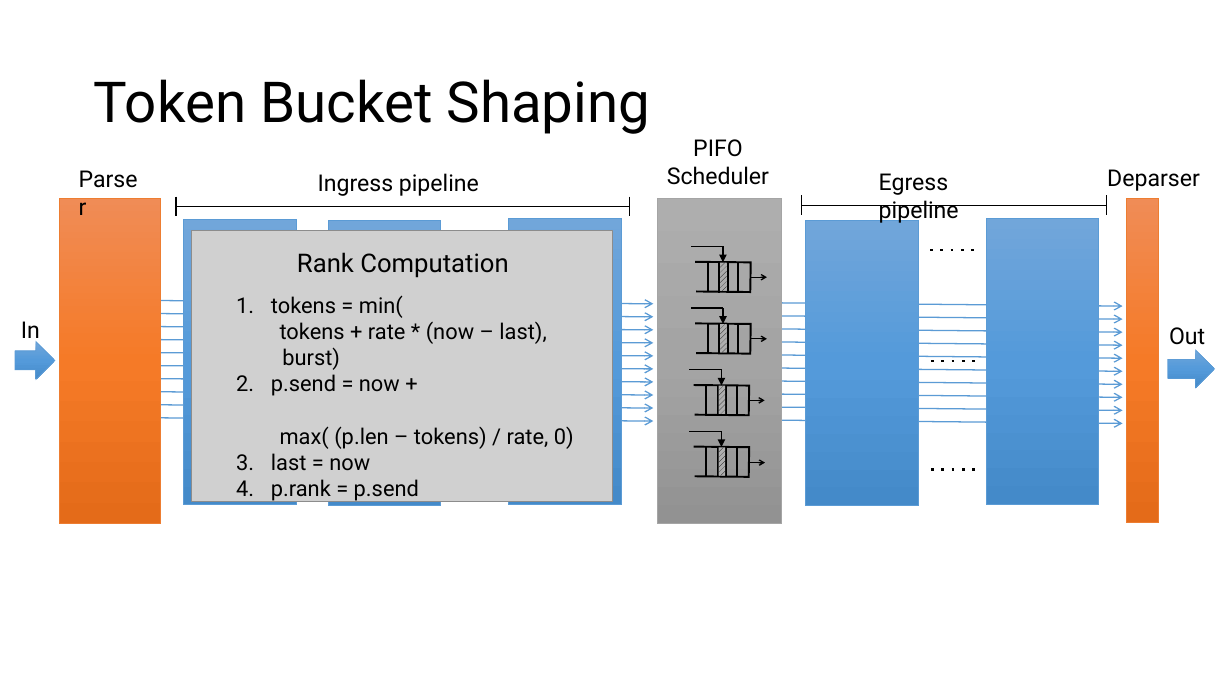
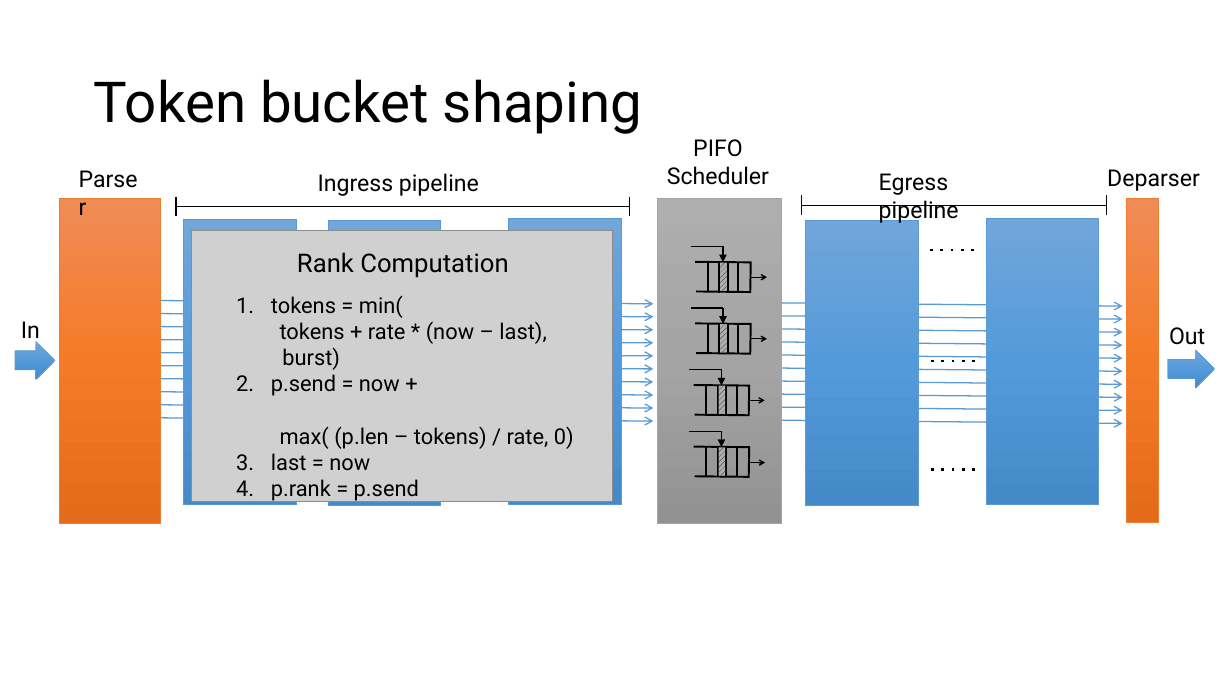
Before and after one commit to anirudhSK/pifo-domino-marple-ppts, a slide deck: slide 10 of pifo_sigcomm.pptx. Drawn at 1232x693 pixels with LibreOffice and Linux fonts; fonts in the diff are those of the drawing; grey boxes stand for pictures. Boxes give left, top, right and bottom in pixels: in the first picture for what was removed or moved away, otherwise in the second. Text is boxed around its words. In the diff, an @@ line names an element or a change of style, - is before the commit and + after.

```diff
--- a/pifo_sigcomm.pptx
+++ b/pifo_sigcomm.pptx
@@ text at <box>94,79,642,134</box>: text changed @@
-Token Bucket Shaping
+Token bucket shaping
@@ text "PIFO Scheduler" rewrapped from <box>647,128,789,197</box> to <box>671,139,773,185</box> @@
```
Also in this commit, not shown: 3 other slides changed, 1 slide added.
